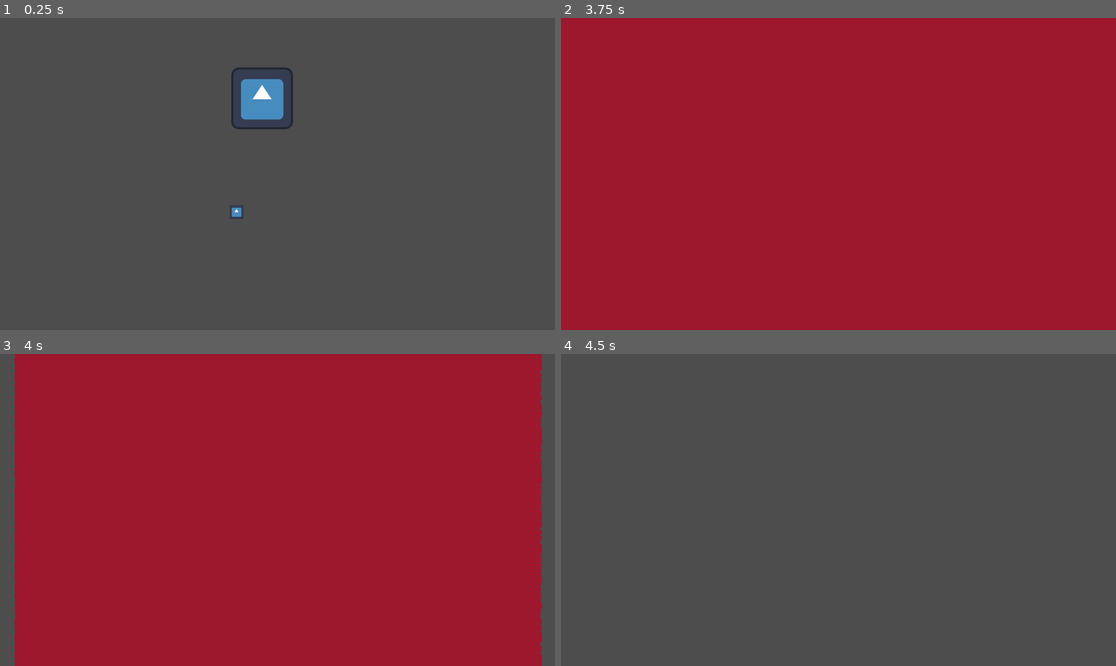
Above: before the commit, frames 1-4 (two rows, left to right).
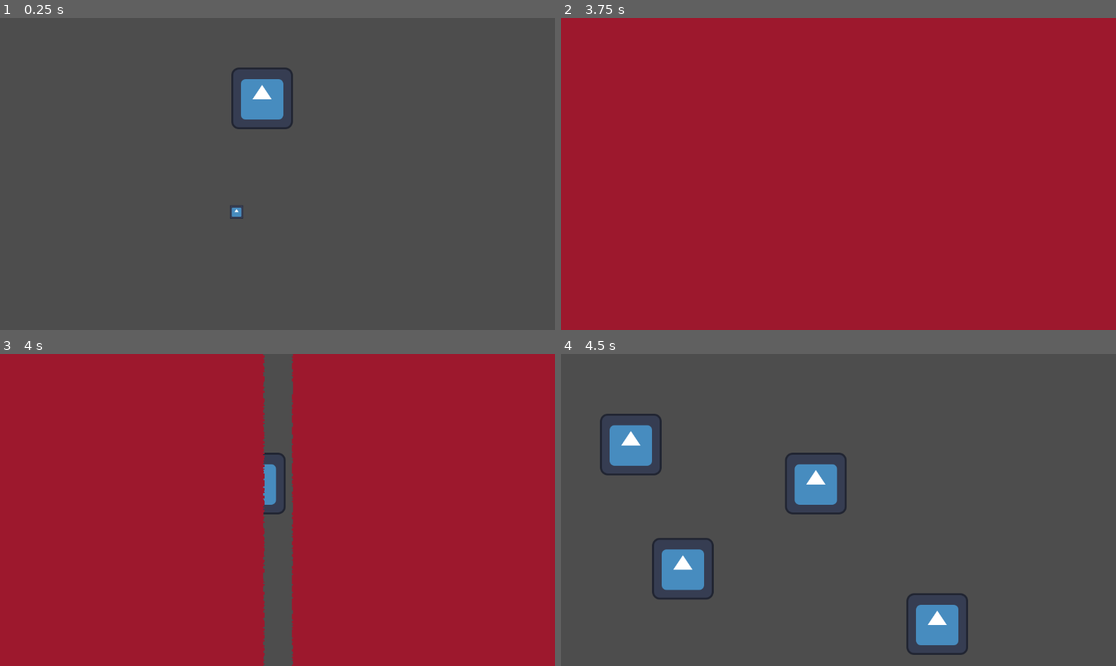
Above: after the commit, the same moments.

Repository: MikalMica/Mascarada-to-wapa
Game: Godot game, scene res://Scenes/Scenarios/LevelProgressionTest.tscn
The game is run twice, just before and just after one commit, with the same random seed, the same clock (stepped at 60 frames per second) and the same inputs. The project has no main scene, so this scene is started directly. The engine's default icon, where the game draws it, is replaced by a stand-in: a white triangle on a blue panel in a dark square.
Inputs:
- Up to frame 1 (0.25 s): no input
- Up to frame 2 (3.75 s): tap Enter at 0.5, 3.5 s; hold E (default_mask) 0.53-1.28 s; hold Up (Up) 0.53-2.03 s; tap R (object_mask) at 1.35, 2.85 s; hold E (default_mask) 2.03-2.78 s; hold A (Left) 2.03-3.53 s; tap Space at 2.75 s; hold Down (Down) from 3.53 s (still down); hold E (default_mask) from 3.53 s (still down)
- Up to frame 3 (4 s): keep holding Down (Down); keep holding E (default_mask)
- Up to frame 4 (4.5 s): release Down (Down) at 4.28 s; release E (default_mask) at 4.28 s; hold Right (Right) from 4.28 s (still down); tap R (object_mask) at 4.35 s

Frames 1-2 are identical in both runs. In frame 3, 10% of the frame differs, in the area x 0-100%, y 0-100%; in frame 4, 5.1%.
Error before the commit: Cannot call method 'instantiate' on a null value. (res://addons/scene_manager/SceneManager.gd:130)

Commit message:
level1 placeholder

Diff:
--- a/MascaradaToWapa/Scenes/Scenarios/LevelProgressionTest.tscn
+++ b/MascaradaToWapa/Scenes/Scenarios/LevelProgressionTest.tscn
@@ -24,6 +24,7 @@
 position = Vector2(544, 167)
 collision_mask = 128
 script = ExtResource("1_q3fj2")
+levelID = 1
 
 [node name="CollisionShape2D" type="CollisionShape2D" parent="Portal" unique_id=892255306]
 shape = SubResource("RectangleShape2D_tfdy1")
--- /dev/null
+++ b/MascaradaToWapa/Scenes/Scenarios/Level_1.tscn
@@ -0,0 +1,21 @@
+[gd_scene format=3 uid="uid://bhlhyw1tn5iw1"]
+
+[ext_resource type="Texture2D" uid="uid://b8kuer3e50nnx" path="res://icon.svg" id="1_a387i"]
+
+[node name="Level1" type="Node2D" unique_id=2039103601]
+
+[node name="Icon" type="Sprite2D" parent="." unique_id=1988565221]
+position = Vector2(529, 269)
+texture = ExtResource("1_a387i")
+
+[node name="Icon2" type="Sprite2D" parent="." unique_id=1650525020]
+position = Vector2(781, 561)
+texture = ExtResource("1_a387i")
+
+[node name="Icon3" type="Sprite2D" parent="." unique_id=1890697884]
+position = Vector2(145, 188)
+texture = ExtResource("1_a387i")
+
+[node name="Icon4" type="Sprite2D" parent="." unique_id=1888783515]
+position = Vector2(253, 446)
+texture = ExtResource("1_a387i")
--- a/MascaradaToWapa/Scripts/ChangeLevelOnTrigger.gd
+++ b/MascaradaToWapa/Scripts/ChangeLevelOnTrigger.gd
@@ -1,7 +1,8 @@
 extends Area2D
 
-@export var path: String
+@export var levelID: int
 
 # Only player should collide with this since is the only object with collision layer 8
 func _on_body_entered(body: Node2D) -> void:
+	var path = "res://Scenes/Scenarios/Level_" + str(levelID) + ".tscn"
 	LevelManager.changeLevel(path)
--- a/MascaradaToWapa/Scripts/LevelManager.gd
+++ b/MascaradaToWapa/Scripts/LevelManager.gd
@@ -6,11 +6,11 @@
 	return currentLevel
 
 func changeLevel(path: String) -> void:
-	SceneManager.change_scene(path, {"pattern": "curtains", "color": Color(0.614, 0.096, 0.177, 1.0), "wait_time": 2})
+	SceneManager.change_scene(path, {"pattern": "curtains", "color": Color(0.614, 0.096, 0.177, 1.0), "wait_time": 2, "invert_on_leave": false})
 	currentLevel += 1
 
 func changeLevel_call(path: String, on_ready: Callable) -> void:
-	SceneManager.change_scene(path, {"pattern": "curtains", "color": Color(0.614, 0.096, 0.177, 1.0), "wait_time": 2, "on_ready": on_ready})
+	SceneManager.change_scene(path, {"pattern": "curtains", "color": Color(0.614, 0.096, 0.177, 1.0), "wait_time": 2, "on_ready": on_ready, "invert_on_leave": false})
 	currentLevel += 1
 
 func resetLevelToZero() -> void:
@@ -18,4 +18,4 @@
 
 func resetLevelToZeroAndChangeScene(path: String) -> void:
 	resetLevelToZero()
-	SceneManager.change_scene(path, {"pattern": "curtains", "color": Color(0.614, 0.096, 0.177, 1.0), "wait_time": 2})
+	SceneManager.change_scene(path, {"pattern": "curtains", "color": Color(0.614, 0.096, 0.177, 1.0), "wait_time": 2, "invert_on_leave": false})
